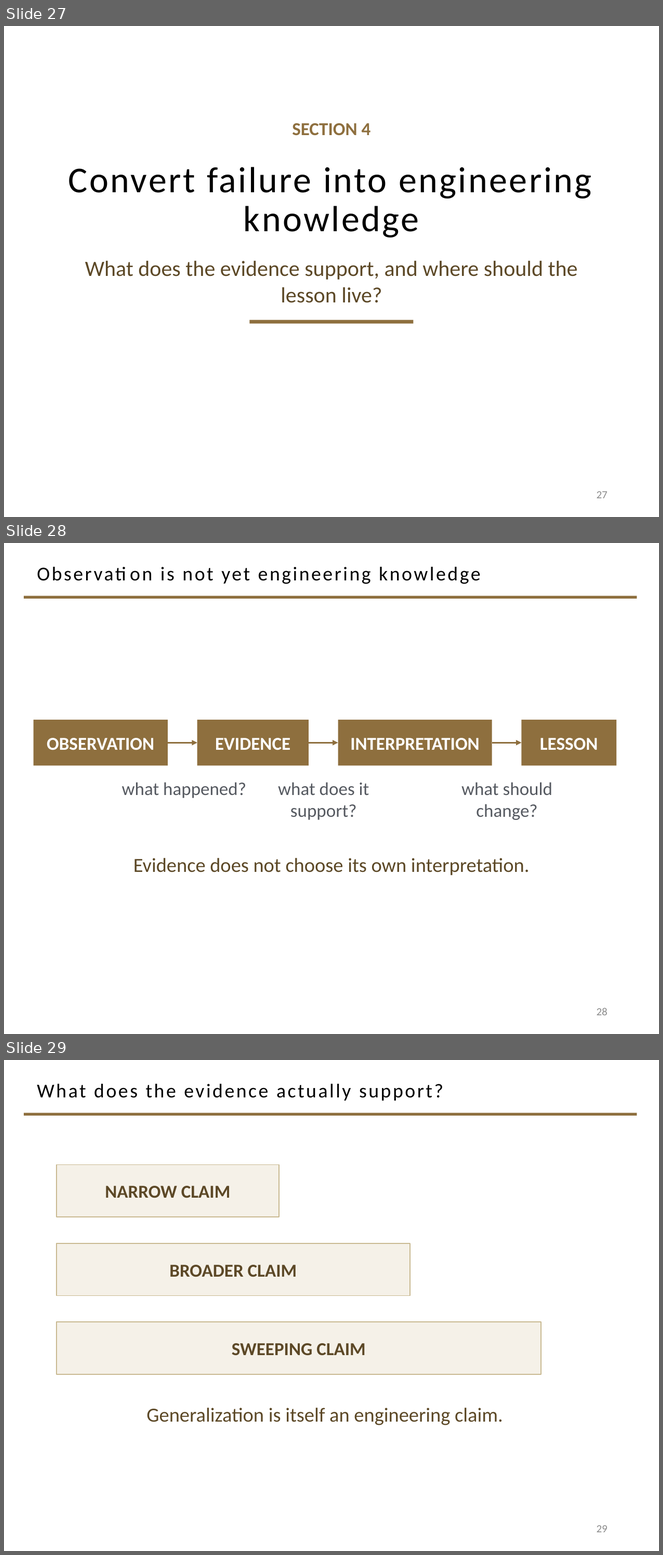
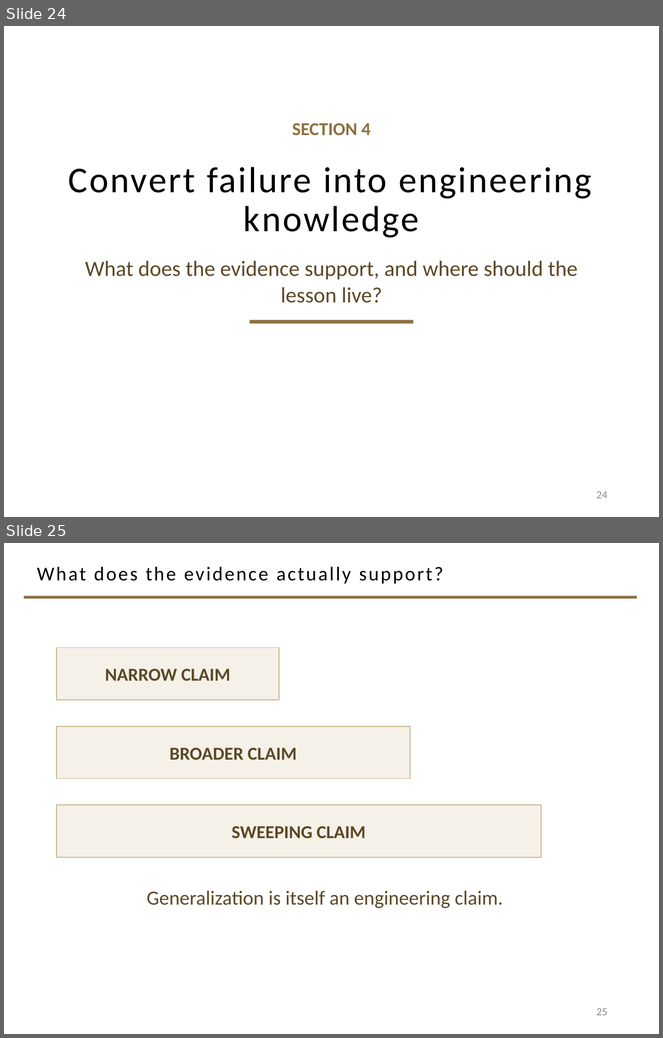
Before and after one commit to davisjam/model-based-agentic-software-engineering, a slide deck: course/lectures/act-2-delegation-and-control/04-failure-aware-engineering/2-4-Failure-Aware-Engineering.pptx. Shown one above the other, each under a label of ours: slides 27, 28 and 29 before the commit, slides 24 and 25 after it. The pictures are 663x1555 and 663x1038 pixels, drawn with LibreOffice and Linux fonts; fonts in the diff are those of the drawing; background and template pictures are left out. Boxes give left, top, right and bottom in pixels: in the first picture for what was removed or moved away, otherwise in the second. Text is boxed around its words. In the diff, an @@ line names an element or a change of style, - is before the commit and + after.

```diff
--- a/course/lectures/act-2-delegation-and-control/04-failure-aware-engineering/2-4-Failure-Aware-Engineering.pptx
+++ b/course/lectures/act-2-delegation-and-control/04-failure-aware-engineering/2-4-Failure-Aware-Engineering.pptx
@@ slide 28 removed at <box>4,543,659,1034</box>, background #FFFFFF; not listed: 1 template element that a slide beside it also shows @@
@@ title removed at <box>161,566,480,584</box> @@
-Observation is not yet engineering knowledge
@@ rectangle removed at <box>34,720,168,766</box> @@
-OBSERVATION
@@ rectangle removed at <box>197,720,309,766</box> @@
-EVIDENCE
@@ rectangle removed at <box>338,720,492,766</box> @@
-INTERPRETATION
@@ rectangle removed at <box>521,720,617,766</box> @@
-LESSON
@@ arrow removed from (168, 743) to (197, 743) @@
@@ arrow removed from (309, 743) to (338, 743) @@
@@ arrow removed from (492, 743) to (521, 743) @@
@@ text removed at <box>122,782,246,798</box> @@
-what happened?
@@ text removed at <box>278,782,370,820</box> @@
-what does it support?
@@ text removed at <box>462,782,553,820</box> @@
-what should change?
@@ text removed at <box>133,858,530,876</box> @@
-Evidence does not choose its own interpretation.
@@ page number removed at <box>597,1008,608,1016</box> @@
-28
@@ what was slide 27 is now slide 24 @@
@@ page number at <box>597,491,608,499</box>: text changed @@
-27
+24
@@ what was slide 29 is now slide 25 @@
@@ page number at <box>597,1008,608,1016</box>: text changed @@
-29
+25
```
Also in this commit, not shown: 7 slides changed, 1 slide added, 7 other slides removed.
